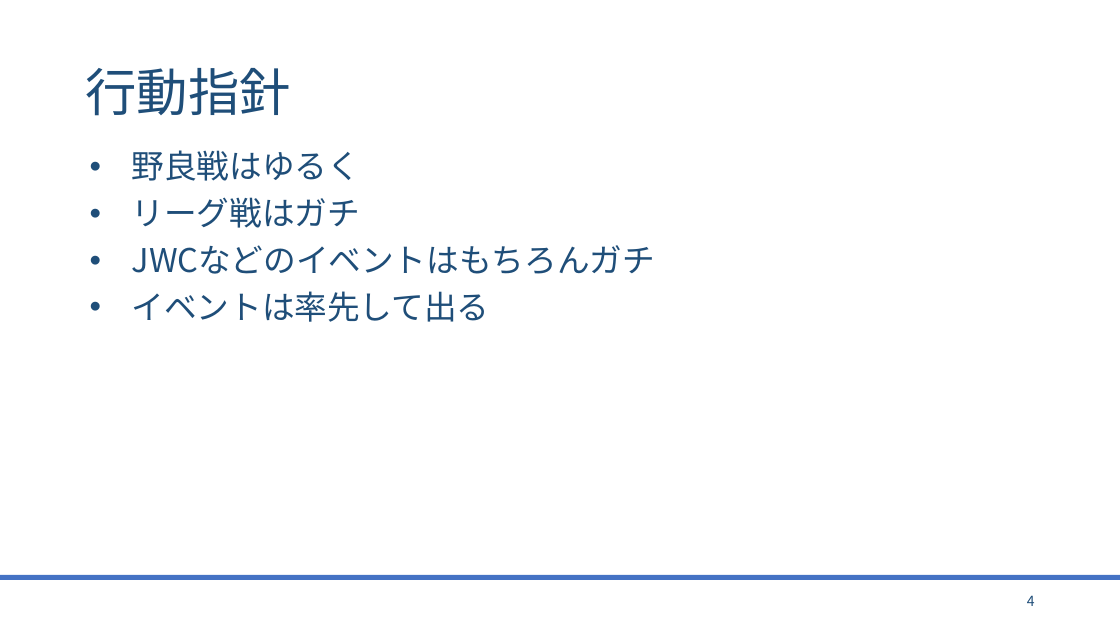
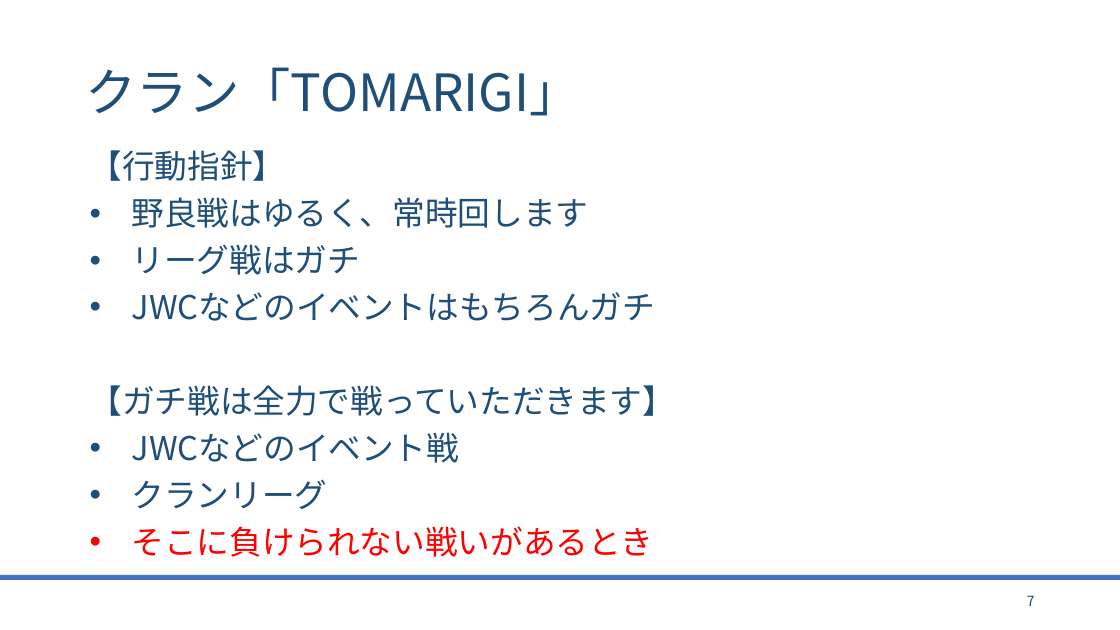
Before and after one commit to bigtreeCoC/documents, a slide deck: slide 7 of TOMARIGI.pptx (slide 4 before the commit). Drawn at 1120x630 pixels with LibreOffice and Linux fonts; fonts in the diff are those of the drawing. Boxes give left, top, right and bottom in pixels: in the first picture for what was removed or moved away, otherwise in the second. Text is boxed around its words. In the diff, an @@ line names an element or a change of style, - is before the commit and + after.

```diff
--- a/TOMARIGI.pptx
+++ b/TOMARIGI.pptx
@@ title at (85,67,580,116): text changed @@
-行動指針
+クラン「TOMARIGI」
@@ text at (90,150,589,228): text changed @@
-• 野良戦はゆるく
+【行動指針】
+• 野良戦はゆるく、常時回します
@@ text at (90,385,676,557): text changed @@
-• イベントは率先して出る
+【ガチ戦は全力で戦っていただきます】
+• JWCなどのイベント戦
+• クランリーグ
+• そこに負けられない戦いがあるとき
@@ page number at (1027,595,1035,606): text changed @@
-4
+7
```
Also in this commit, not shown: 5 other slides changed, 6 slides added, 1 other file.
